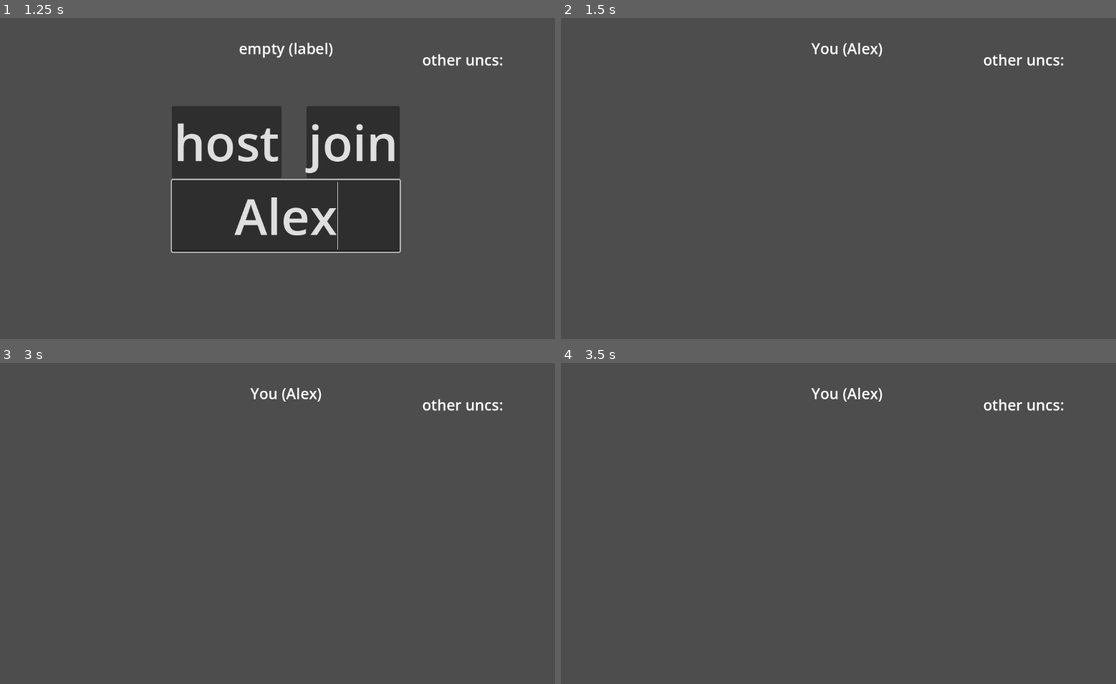
Above: before the commit, frames 1-4 (two rows, left to right).
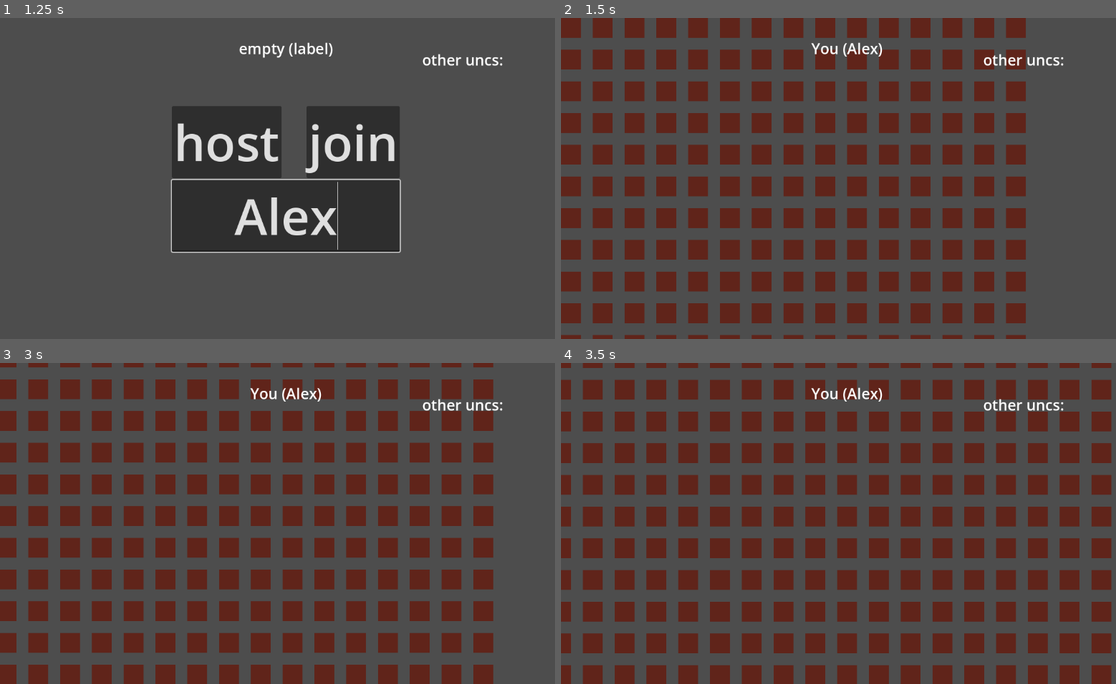
Above: after the commit, the same moments.

Repository: generallyy/bananagrams
Game: Godot game, scene res://scenes/Main.tscn
The game is run twice, just before and just after one commit, with the same random seed, the same clock (stepped at 60 frames per second) and the same inputs. The engine's default icon, where the game draws it, is replaced by a stand-in: a white triangle on a blue panel in a dark square.
Inputs (mouse positions are in pixels of both pictures, inside the frame that each line leads up to):
- Up to frame 1 (1.25 s): click (288, 217) at 0.52 s; type "Alex" at 0.6 s
- Up to frame 2 (1.5 s): click "host" at 1.25 s
- Up to frame 3 (3 s): tap Enter at 2 s; move the mouse to (410, 507) at 2.02 s; click (410, 507) at 2.17 s; tap Space at 2.75 s; drag from (172, 539) to (255, 587) at 2.77 s
- Up to frame 4 (3.5 s): no input

Frame 1 is identical in both runs. In frame 2, 34% of the frame differs, in the area x 0-84%, y 0-100%; in frame 3, 35%; in frame 4, 39%, in the area x 0-100%, y 0-100%.

Commit message:
the squares, the squares bro.
squares and zoom and board and pan and _input()

Diff:
--- /dev/null
+++ b/scenes/Cell.tscn
@@ -0,0 +1,11 @@
+[gd_scene load_steps=2 format=3 uid="uid://ctdxwxyed58yt"]
+
+[ext_resource type="Script" path="res://scripts/Cell.gd" id="1_br3w8"]
+
+[node name="Cell" type="Node2D"]
+script = ExtResource("1_br3w8")
+
+[node name="ColorRect" type="ColorRect" parent="."]
+offset_right = 40.0
+offset_bottom = 40.0
+color = Color(0.377688, 0.1415, 0.10286, 1)
--- a/scenes/Main.tscn
+++ b/scenes/Main.tscn
@@ -1,7 +1,7 @@
 [gd_scene load_steps=8 format=3 uid="uid://brvtubuhsvnjt"]
 
 [ext_resource type="Script" path="res://scripts/Main.gd" id="1_c455u"]
-[ext_resource type="PackedScene" uid="uid://d0d32oahjs3ed" path="res://scenes/player.tscn" id="2_bosci"]
+[ext_resource type="PackedScene" uid="uid://d0d32oahjs3ed" path="res://scenes/Player.tscn" id="2_bosci"]
 
 [sub_resource type="SystemFont" id="SystemFont_m3p4o"]
 font_names = PackedStringArray("Andale Mono")
@@ -32,6 +32,8 @@
 script = ExtResource("1_c455u")
 player_scene = ExtResource("2_bosci")
 
+[node name="Player" parent="." instance=ExtResource("2_bosci")]
+
 [node name="Start Menu" type="CenterContainer" parent="."]
 texture_filter = 1
 layout_mode = 0
@@ -60,18 +62,6 @@
 alignment = 1
 max_length = 10
 
-[node name="Label" type="Label" parent="."]
-layout_mode = 1
-anchors_preset = 15
-anchor_right = 1.0
-anchor_bottom = 1.0
-offset_top = 40.0
-offset_bottom = 40.0
-grow_horizontal = 2
-grow_vertical = 2
-text = "empty (label)"
-horizontal_alignment = 1
-
 [node name="RightPanel" type="VBoxContainer" parent="."]
 layout_mode = 1
 anchors_preset = 1
@@ -96,6 +86,18 @@
 theme = SubResource("Theme_ggpal")
 theme_override_constants/separation = 20
 
+[node name="Label" type="Label" parent="."]
+layout_mode = 1
+anchors_preset = 15
+anchor_right = 1.0
+anchor_bottom = 1.0
+offset_top = 40.0
+offset_bottom = 40.0
+grow_horizontal = 2
+grow_vertical = 2
+text = "empty (label)"
+horizontal_alignment = 1
+
 [node name="MultiplayerSpawner" type="MultiplayerSpawner" parent="."]
 _spawnable_scenes = PackedStringArray("res://scenes/player.tscn")
 spawn_path = NodePath("..")
--- /dev/null
+++ b/scenes/PlayerBoard.tscn
@@ -0,0 +1,18 @@
+[gd_scene load_steps=4 format=3 uid="uid://erjjtd0lijub"]
+
+[ext_resource type="Script" path="res://scripts/PlayerBoard.gd" id="1_pjiff"]
+[ext_resource type="PackedScene" uid="uid://ctdxwxyed58yt" path="res://scenes/Cell.tscn" id="2_jjymn"]
+[ext_resource type="PackedScene" uid="uid://b7wwg2dlct326" path="res://scenes/Tile.tscn" id="2_qp6bm"]
+
+[node name="PlayerBoard" type="Node2D"]
+z_index = -1
+script = ExtResource("1_pjiff")
+cell_scene = ExtResource("2_jjymn")
+
+[node name="ZoomContainer" type="Node2D" parent="."]
+
+[node name="BoardLayer" type="Node2D" parent="ZoomContainer"]
+
+[node name="Tile" parent="ZoomContainer/BoardLayer" instance=ExtResource("2_qp6bm")]
+
+[node name="GridCells" type="Node2D" parent="ZoomContainer/BoardLayer"]
--- /dev/null
+++ b/scenes/Tile.tscn
@@ -0,0 +1,18 @@
+[gd_scene load_steps=3 format=3 uid="uid://b7wwg2dlct326"]
+
+[ext_resource type="Script" path="res://scripts/Tile.gd" id="1_r3f4r"]
+
+[sub_resource type="RectangleShape2D" id="RectangleShape2D_gjx3c"]
+size = Vector2(40, 40)
+
+[node name="Tile" type="Area2D"]
+script = ExtResource("1_r3f4r")
+
+[node name="ColorRect" type="ColorRect" parent="."]
+offset_right = 40.0
+offset_bottom = 40.0
+color = Color(0.140141, 0.022391, 0.0483121, 1)
+
+[node name="CollisionShape2D" type="CollisionShape2D" parent="."]
+position = Vector2(20, 20)
+shape = SubResource("RectangleShape2D_gjx3c")
--- a/scenes/player.tscn
+++ b/scenes/player.tscn
@@ -1,7 +1,6 @@
-[gd_scene load_steps=4 format=3 uid="uid://d0d32oahjs3ed"]
+[gd_scene load_steps=3 format=3 uid="uid://d0d32oahjs3ed"]
 
 [ext_resource type="Script" path="res://scripts/player.gd" id="1_swu3o"]
-[ext_resource type="Texture2D" uid="uid://cagj4s6qoh4p" path="res://icon.svg" id="2_4hf50"]
 
 [sub_resource type="SceneReplicationConfig" id="SceneReplicationConfig_yjofv"]
 properties/0/path = NodePath(".:position")
@@ -11,9 +10,6 @@
 [node name="Player" type="Node2D"]
 script = ExtResource("1_swu3o")
 
-[node name="Sprite2D" type="Sprite2D" parent="."]
-texture = ExtResource("2_4hf50")
-
 [node name="MultiplayerSynchronizer" type="MultiplayerSynchronizer" parent="."]
 replication_config = SubResource("SceneReplicationConfig_yjofv")
 
--- /dev/null
+++ b/scripts/Cell.gd
@@ -0,0 +1,12 @@
+extends Node2D
+
+@export var grid_pos: Vector2i
+
+# Called when the node enters the scene tree for the first time.
+func _ready():
+	pass # Replace with function body.
+
+
+# Called every frame. 'delta' is the elapsed time since the previous frame.
+func _process(delta):
+	pass
--- a/scripts/Main.gd
+++ b/scripts/Main.gd
@@ -6,8 +6,13 @@
 @onready var top_label = $Label
 @onready var right_panel = $RightPanel/MarginContainer/PanelNames
 @onready var name_field = get_node("Start Menu/VBoxContainer/NameField")
+@onready var player = $Player
 var player_names = {}
 var next_default_name = 1
+
+
+#func _ready():
+	#start_menu.visible = true
 
 func _on_host_pressed():
 	peer.create_server(135)
@@ -34,6 +39,10 @@
 
 	var player_name = name_field.text.strip_edges()
 	send_name_to_host(player_name)
+
+	var my_id = multiplayer.get_unique_id()
+	_add_player(my_id)  # So your own board appears!
+
 
 
 func update_player_ui():
@@ -73,6 +82,12 @@
 
 	update_player_ui()
 
+	# this is so that the player only creates the board for himself.
+	print("this happens right")
+	if id == multiplayer.get_unique_id():
+		print("hello? hellooo?")
+		player.create_board()
+
 @rpc("any_peer")
 func send_name_to_host(player_name: String):
 	if multiplayer.is_server(): 	#register as host.
--- /dev/null
+++ b/scripts/PlayerBoard.gd
@@ -0,0 +1,85 @@
+extends Node2D
+
+@export var cell_scene: PackedScene
+var board_state := {}  # Dictionary with Vector2i -> letter
+
+var zoom_level := 1.0
+var grid_size := 15  # visible range
+var cell_size := 64  # pixel size
+
+var is_dragging := false
+var drag_start_mouse := Vector2.ZERO
+var drag_start_offset := Vector2.ZERO
+
+@onready var grid_root := $ZoomContainer/BoardLayer/GridCells
+@onready var zoom_node := $ZoomContainer
+
+func _ready():
+	draw_visible_grid(Vector2i(0, 0), grid_size)
+
+func draw_visible_grid(center: Vector2i, range: int):
+	queue_free_children(grid_root)
+
+
+	for x in range * 2:
+		for y in range * 2:
+			var pos = center + Vector2i(x - range, y - range)
+
+			var cell = cell_scene.instantiate()
+			cell.position = pos * cell_size
+			grid_root.add_child(cell)
+
+			# Add tile if one is present
+			if board_state.has(pos):
+				var tile = make_tile(board_state[pos])
+				cell.add_child(tile)
+
+func queue_free_children(node: Node):
+	for child in node.get_children():
+		child.queue_free()
+
+
+func make_tile(letter: String) -> Node:
+	var tile = preload("res://scenes/Tile.tscn").instantiate()
+	tile.letter = letter
+	return tile
+
+func _input(event):
+	# --- ZOOMING ---
+	if event is InputEventMouseButton:
+		if event.button_index == MOUSE_BUTTON_WHEEL_UP:
+			zoom_level *= 1.1
+			zoom_node.scale = Vector2(zoom_level, zoom_level)
+		elif event.button_index == MOUSE_BUTTON_WHEEL_DOWN:
+			zoom_level *= 0.9
+			zoom_node.scale = Vector2(zoom_level, zoom_level)
+
+	# --- START DRAGGING (Pan) ---
+	if event is InputEventMouseButton and event.button_index == MOUSE_BUTTON_LEFT:
+		if event.pressed:
+			# Only pan if not clicking a tile
+			if not is_clicking_tile(event.position):
+				is_dragging = true
+				drag_start_mouse = event.position
+				drag_start_offset = zoom_node.position
+		else:
+			is_dragging = false
+
+	# --- CONTINUE DRAGGING ---
+	if event is InputEventMouseMotion and is_dragging:
+		var delta = event.position - drag_start_mouse
+		zoom_node.position = drag_start_offset + delta
+
+func is_clicking_tile(pos: Vector2) -> bool:
+	var params = PhysicsPointQueryParameters2D.new()
+	params.position = pos
+	params.collide_with_areas = true
+	params.collide_with_bodies = true
+
+	var space_state = get_world_2d().direct_space_state
+	var result = space_state.intersect_point(params)
+
+	for item in result:
+		if item.collider.is_in_group("draggable_tile"):
+			return true
+	return false
--- /dev/null
+++ b/scripts/Tile.gd
@@ -0,0 +1,16 @@
+extends Area2D
+
+@export var letter: String = "A"
+
+func _ready():
+	add_to_group("draggable_tile")
+
+func _get_drag_data(position):
+	return self
+
+func _can_drop_data(position, data):
+	return false
+
+func _drop_data(position, data):
+	get_parent().add_child(data)
+	data.position = Vector2.ZERO
--- a/scripts/player.gd
+++ b/scripts/player.gd
@@ -6,14 +6,10 @@
 
 @onready var info_label = $Label
 
-func _ready():
-	update_info()
-
-func update_info():
-	if is_multiplayer_authority():
-		var player_id = multiplayer.get_unique_id()
-		var role = "Host" if multiplayer.is_server() else "Client"
-		info_label.text = "Player ID: %d\nRole: %s" % [player_id, role]
+func create_board():
+	print("hello this happened")
+	var board = preload("res://scenes/PlayerBoard.tscn").instantiate()
+	add_child(board)
 
 func _enter_tree():
 	set_multiplayer_authority(name.to_int())
